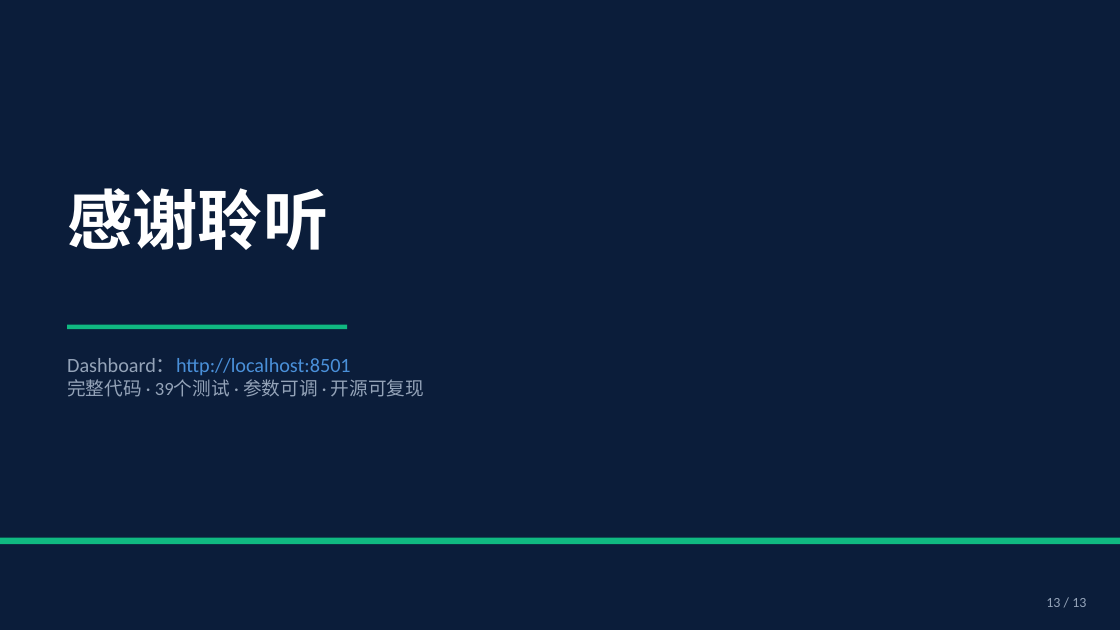
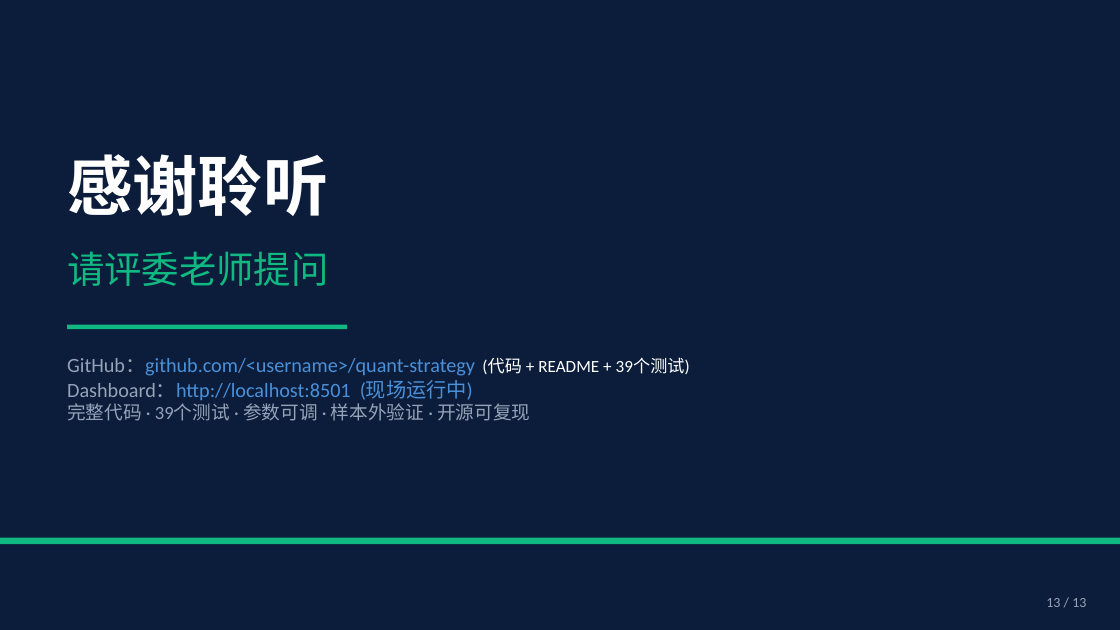
Before and after one commit to 7changecahng/quant-strategy, a slide deck: slide 13 of ppt/答辩PPT_v3.pptx (slide 14 before the commit). Drawn at 1120x630 pixels with LibreOffice and Linux fonts; fonts in the diff are those of the drawing. Boxes give left, top, right and bottom in pixels: in the first picture for what was removed or moved away, otherwise in the second. Text is boxed around its words. In the diff, an @@ line names an element or a change of style, - is before the commit and + after.

Commit message:
feat: 新增样本外验证模块 run_oos_validation + 更新 README/PPT

```diff
--- a/ppt/答辩PPT_v3.pptx
+++ b/ppt/答辩PPT_v3.pptx
@@ text "感谢聆听": place and size @@
-text "感谢聆听" at (67,188,328,250)
+text "感谢聆听" at (67,154,328,216)
@@ text added at (67,251,328,286), 24 pt, text #10B981 @@
+请评委老师提问
@@ text at (67,358,690,421): text changed; text colour #94A3B8 to #4A90D9 @@
-Dashboard：http://localhost:8501
-完整代码 · 39个测试 · 参数可调 · 开源可复现
+GitHub：github.com/<username>/quant-strategy (代码 + README + 39个测试)
+Dashboard：http://localhost:8501 (现场运行中)
+完整代码 · 39个测试 · 参数可调 · 样本外验证 · 开源可复现
```
Also in this commit, not shown: 6 other slides changed, 1 slide removed, 2 other files.
